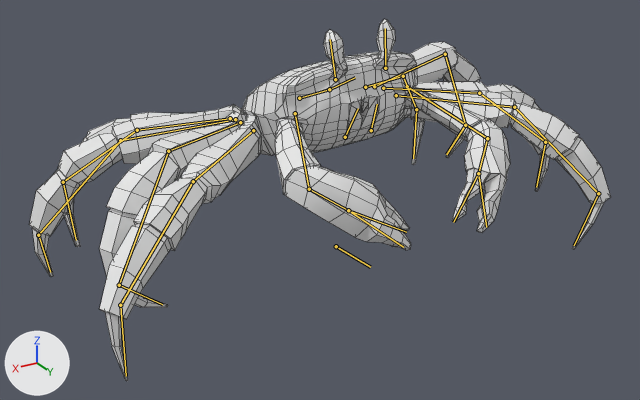
The Blender file Crab_Asset.blend as it was, and as the next commit left it.
Both versions are drawn from a 50 mm lens placed at (0.1015, 0.1541, 0.0935), pointed at (0.0083, -0.0012, 0.0158). Every picture has the same lights, and +X, +Y and +Z are marked at lower left. Both versions are drawn at frame 20 of the action 'Walk Left'; the numbers are the values there. The bones that bend it are drawn over the model as lines. Mesh edges are drawn as thin lines.

Names of what the first picture shows: 'Crab_LOD0'.
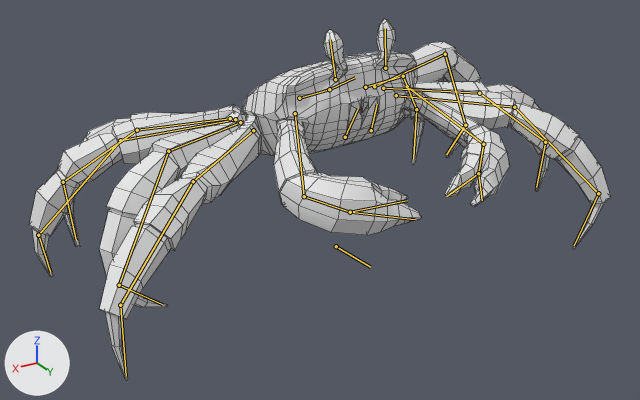
Pixel boxes [x1, y1, x2, y2] of what changed, in the pictures (640 x 400 px):
```json
{"object": "Crab_LOD0", "change": "posed", "before": [29, 19, 611, 381], "after": [29, 19, 611, 381]}
{"bone": "Pincer.1.R", "before": "(348, 210) to (406, 232)", "after": "(350, 212) to (407, 200)"}
{"bone": "Pincer.2.R", "before": "(348, 210) to (403, 247)", "after": "(350, 212) to (415, 219)"}
{"bone": "Pincer.1.L", "before": "(478, 173) to (453, 222)", "after": "(478, 173) to (446, 196)"}
{"bone": "Pincer.2.L", "before": "(478, 173) to (486, 227)", "after": "(478, 173) to (482, 200)"}
```

Edits to the scene script, one JSON object a line:
```json
{"block": "bone_ctr_pincer_r", "where": "bone_ctr_pincer_r = bpy.data.objects['Armature'].pose.bones['CTR.Pincer.R']  # child of 'Root'"}
{"op": "set", "path": "bone_ctr_pincer_r.location", "old": "(-0.0017, 0.0008, -0.0016)", "new": "(-0.0017, 0.0014, -0.0017)"}
{"op": "set", "path": "bone_ctr_pincer_r.rotation_quaternion", "old": "(0.577, -0.338, 0.12, 0.733)", "new": "(0.944, -0.006, -0.329, -0.038)", "note": "degrees (-16, 39, 98) -> degrees (1, -38, -5)"}
{"block": "bone_pincer_pole_r", "where": "bone_pincer_pole_r = bpy.data.objects['Armature'].pose.bones['Pincer.Pole.R']  # child of 'CTR.Pincer.R'"}
{"op": "set", "path": "bone_pincer_pole_r.location", "old": "(0.0072, -0.0267, 0.0038)", "new": "(0.0, 0.0, 0.0)"}
{"block": "bone_ctr_pincer_l", "where": "bone_ctr_pincer_l = bpy.data.objects['Armature'].pose.bones['CTR.Pincer.L']  # child of 'Root'"}
{"op": "set", "path": "bone_ctr_pincer_l.rotation_quaternion", "old": "(0.899, -0.123, 0.418, -0.045)", "new": "(0.943, -0.074, 0.325, 0.009)", "note": "degrees (-23, 48, -16) -> degrees (-10, 38, -2)"}
{"block": "bone_pincer_1_r", "where": "bone_pincer_1_r = bpy.data.objects['Armature'].pose.bones['Pincer.1.R']  # child of 'Claw.2.R'"}
{"op": "set", "path": "bone_pincer_1_r.rotation_quaternion", "old": "(0.96, 0.224, 0.077, -0.147)", "new": "(1.0, 0.012, -0.015, -0.009)", "note": "degrees (25, 12, -15) -> degrees (1, -2, -1)"}
{"block": "bone_pincer_2_r", "where": "bone_pincer_2_r = bpy.data.objects['Armature'].pose.bones['Pincer.2.R']  # child of 'Claw.2.R'"}
{"op": "set", "path": "bone_pincer_2_r.rotation_quaternion", "old": "(0.933, 0.266, 0.115, -0.214)", "new": "(0.991, 0.122, 0.001, -0.052)", "note": "degrees (28, 19, -21) -> degrees (14, 1, -6)"}
{"block": "bone_pincer_1_l", "where": "bone_pincer_1_l = bpy.data.objects['Armature'].pose.bones['Pincer.1.L']  # child of 'Claw.2.L'"}
{"op": "set", "path": "bone_pincer_1_l.rotation_quaternion", "old": "(0.95, 0.177, -0.221, 0.129)", "new": "(0.996, 0.08, 0.031, 0.019)", "note": "degrees (18, -28, 11) -> degrees (9, 3, 2)"}
{"block": "bone_pincer_2_l", "where": "bone_pincer_2_l = bpy.data.objects['Armature'].pose.bones['Pincer.2.L']  # child of 'Claw.2.L'"}
{"op": "set", "path": "bone_pincer_2_l.rotation_quaternion", "old": "(0.901, 0.256, -0.281, 0.211)", "new": "(0.976, 0.208, 0.047, 0.049)", "note": "degrees (26, -38, 17) -> degrees (24, 4, 7)"}
```
